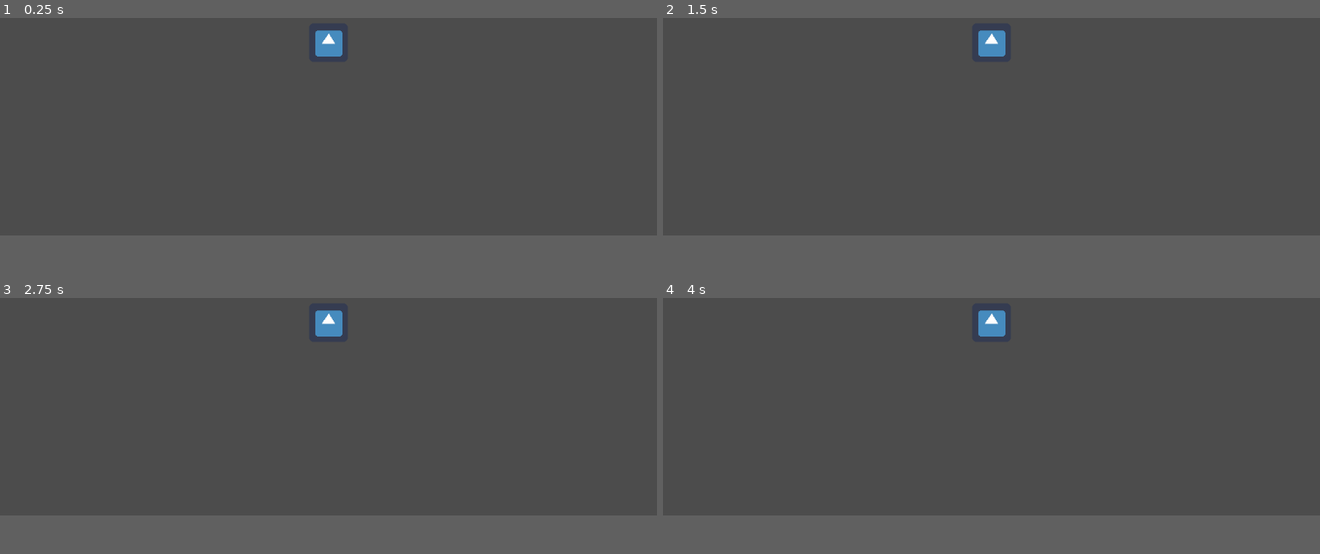
Above: before the commit, frames 1-4 (two rows, left to right).
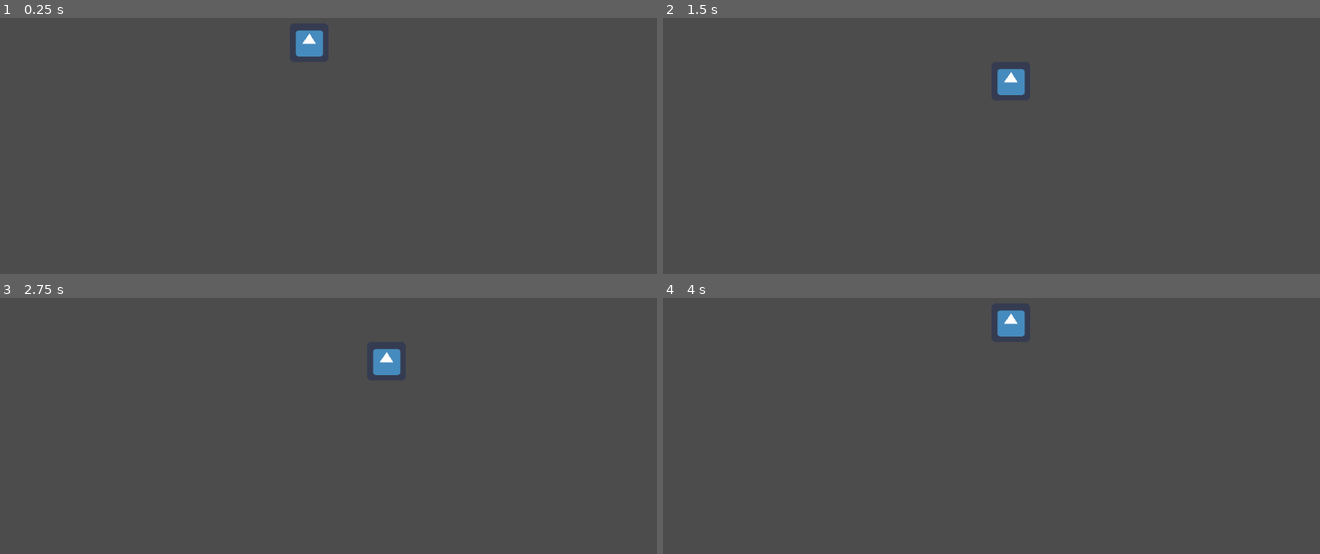
Above: after the commit, the same moments.

Repository: 8bit-treasure/game
Game: Godot game, scene res://Game.tscn
Same seed, same stepped clock (60 frames per second), same inputs: the game is played once before the commit and once after it. The engine's default icon, where the game draws it, is replaced by a stand-in: a white triangle on a blue panel in a dark square.
Inputs:
- Up to frame 1 (0.25 s): no input
- Up to frame 2 (1.5 s): tap Enter at 0.5 s; hold Right (ui_right) 0.53-1.28 s; tap Space at 1.25 s; hold Down (ui_down) from 1.28 s (still down)
- Up to frame 3 (2.75 s): tap Enter at 2 s; release Down (ui_down) at 2.03 s; hold Right (ui_right) from 2.03 s (still down)
- Up to frame 4 (4 s): tap Space at 2.75 s; release Right (ui_right) at 2.78 s; hold Up (ui_up) 2.78-3.53 s; tap Enter at 3.5 s; hold Left (ui_left) from 3.53 s (still down)
The window is 800x470 before the commit and 800x517 after it. Grey fills any space a smaller window leaves; there, only what the larger window draws over its background counts as a difference.

The runs differ from the first frame. In frame 1, 0.6% of the frame differs, in the area x 45-53%, y 4-16%; in frame 2, 0.8%; in frame 3, 0.8%, in the area x 48-61%, y 4-31%; in frame 4, 0.6%.

Commit message:
Modify aspect ratio to fit tile size

Diff:
--- a/entities/player/Player.tscn
+++ b/entities/player/Player.tscn
@@ -21,7 +21,6 @@
 
 [node name="Camera2D" type="Camera2D" parent="."]
 visible = false
-current = true
 __meta__ = {
 "_edit_lock_": true
 }
--- a/project.godot
+++ b/project.godot
@@ -33,7 +33,7 @@
 [display]
 
 window/size/width=1088
-window/size/height=640
+window/size/height=704
 
 [input]
 
--- a/room/Room.tscn
+++ b/room/Room.tscn
@@ -1,9 +1,14 @@
-[gd_scene load_steps=3 format=2]
+[gd_scene load_steps=4 format=2]
 
 [ext_resource path="res://tiles/environment/WallTiles.tres" type="TileSet" id=1]
 [ext_resource path="res://entities/player/Player.tscn" type="PackedScene" id=2]
+[ext_resource path="res://engine/SceneLoader.tscn" type="PackedScene" id=3]
 
 [node name="Room" type="Node2D"]
+
+[node name="Camera2D" type="Camera2D" parent="."]
+anchor_mode = 0
+current = true
 
 [node name="Player" parent="." instance=ExtResource( 2 )]
 position = Vector2( 544, 288 )
@@ -11,4 +16,7 @@
 [node name="WallMap" type="TileMap" parent="."]
 tile_set = ExtResource( 1 )
 format = 1
-tile_data = PoolIntArray( 0, 0, 0, 1, 0, 0, 2, 0, 0, 3, 0, 0, 4, 0, 0, 5, 0, 0, 6, 0, 0, 7, 0, 0, 8, 0, 0, 9, 0, 0, 10, 0, 0, 11, 0, 0, 12, 0, 0, 13, 0, 0, 14, 0, 0, 15, 0, 0, 16, 0, 0, 65536, 0, 0, 65552, 0, 0, 131072, 0, 0, 131088, 0, 0, 196608, 0, 0, 196624, 0, 0, 262144, 0, 0, 262160, 0, 0, 327680, 0, 0, 327696, 0, 0, 393216, 0, 0, 393232, 0, 0, 458752, 0, 0, 458768, 0, 0, 524288, 0, 0, 524304, 0, 0, 589824, 0, 0, 589825, 0, 0, 589826, 0, 0, 589827, 0, 0, 589828, 0, 0, 589829, 0, 0, 589830, 0, 0, 589831, 0, 0, 589832, 0, 0, 589833, 0, 0, 589834, 0, 0, 589835, 0, 0, 589836, 0, 0, 589837, 0, 0, 589838, 0, 0, 589839, 0, 0, 589840, 0, 0 )
+tile_data = PoolIntArray( 0, 0, 0, 1, 0, 0, 2, 0, 0, 3, 0, 0, 4, 0, 0, 5, 0, 0, 6, 0, 0, 7, 0, 0, 9, 0, 0, 10, 0, 0, 11, 0, 0, 12, 0, 0, 13, 0, 0, 14, 0, 0, 15, 0, 0, 16, 0, 0, 65536, 0, 0, 65552, 0, 0, 131072, 0, 0, 131088, 0, 0, 196608, 0, 0, 196624, 0, 0, 262144, 0, 0, 262160, 0, 0, 393216, 0, 0, 393232, 0, 0, 458752, 0, 0, 458768, 0, 0, 524288, 0, 0, 524304, 0, 0, 589824, 0, 0, 589840, 0, 0, 655360, 0, 0, 655361, 0, 0, 655362, 0, 0, 655363, 0, 0, 655364, 0, 0, 655365, 0, 0, 655366, 0, 0, 655367, 0, 0, 655369, 0, 0, 655370, 0, 0, 655371, 0, 0, 655372, 0, 0, 655373, 0, 0, 655374, 0, 0, 655375, 0, 0, 655376, 0, 0 )
+
+[node name="VLoading_Up" parent="." instance=ExtResource( 3 )]
+position = Vector2( 544, -64 )
